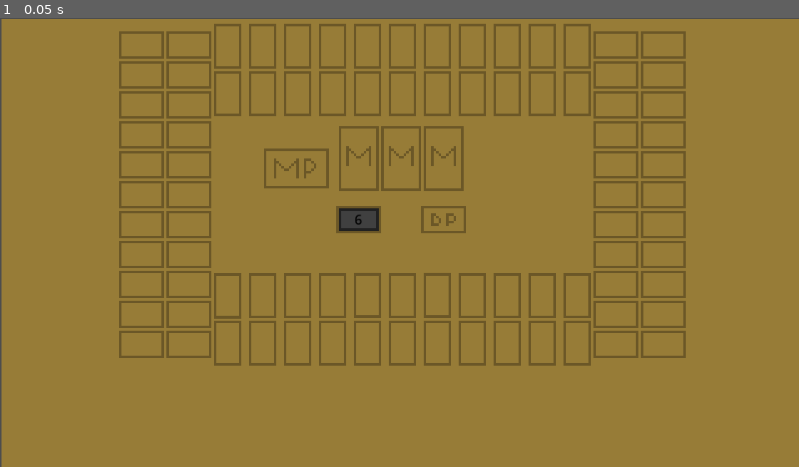
Above: before the commit, frame 1.
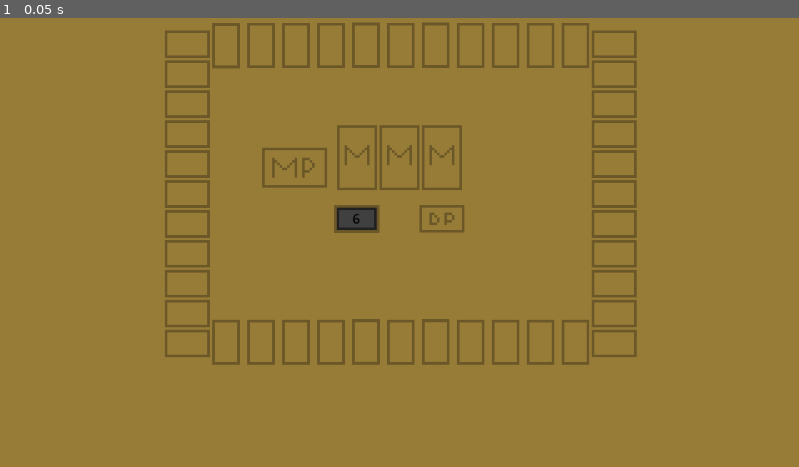
Above: after the commit, the same moment.

Repository: AlexBaam/Bachelors_Degree_HereToSlay
Game: Godot game, scene res://Scenes/Main.tscn
Same seed, same stepped clock (60 frames per second), same inputs: the game is played once before the commit and once after it.
Inputs:
- Up to frame 1 (0.05 s): no input

The runs differ from the first frame. In frame 1, 9.1% of the frame differs, in the area x 0-100%, y 0-100%.

Commit message:
Card slots and card rotation
Added card slots for each player side and added a function in the slot script that changes the rotation of a card according to the slot in which is put

Diff:
--- a/Scenes/Main.tscn
+++ b/Scenes/Main.tscn
@@ -1,8 +1,8 @@
 [gd_scene format=3 uid="uid://bmvsemixpl63l"]
 
 [ext_resource type="Script" uid="uid://co701idtmni5j" path="res://Scripts/card_manager.gd" id="1_idj7w"]
+[ext_resource type="Texture2D" uid="uid://b5k4md166us1b" path="res://Textures/bigger_background.png" id="2_50glp"]
 [ext_resource type="PackedScene" uid="uid://6lgx3sg0cb5l" path="res://Scenes/Slot.tscn" id="3_kln2b"]
-[ext_resource type="Texture2D" uid="uid://b3vmnk4feq8qn" path="res://Textures/background.png" id="4_rgh2o"]
 [ext_resource type="Script" uid="uid://bypqiw2yqwxyj" path="res://Scripts/player_hand.gd" id="5_pbw6q"]
 [ext_resource type="PackedScene" uid="uid://cg2jseaexr3pe" path="res://Scenes/CardPile.tscn" id="5_v1gob"]
 [ext_resource type="PackedScene" uid="uid://dvwl3nxpgoppo" path="res://Scenes/DiscardPile.tscn" id="7_50glp"]
@@ -15,10 +15,10 @@
 [node name="CardManager" type="Node2D" parent="." unique_id=1097512592]
 script = ExtResource("1_idj7w")
 
-[node name="Sprite2D" type="Sprite2D" parent="." unique_id=1067400795]
+[node name="Background" type="Sprite2D" parent="." unique_id=1067400795]
 z_index = -4096
-position = Vector2(967, 542)
-texture = ExtResource("4_rgh2o")
+position = Vector2(963, 540)
+texture = ExtResource("2_50glp")
 metadata/_edit_lock_ = true
 
 [node name="PlayerHand" type="Node2D" parent="." unique_id=406687866]
@@ -29,44 +29,176 @@
 
 [node name="CardSlots" type="Node2D" parent="." unique_id=493997794]
 
-[node name="Slot3" parent="CardSlots" unique_id=1269968676 instance=ExtResource("3_kln2b")]
-position = Vector2(718, 668)
-
-[node name="Slot1" parent="CardSlots" unique_id=777131751 instance=ExtResource("3_kln2b")]
-position = Vector2(550, 669)
-
-[node name="Slot4" parent="CardSlots" unique_id=239759795 instance=ExtResource("3_kln2b")]
-position = Vector2(802, 668)
-
-[node name="Slot5" parent="CardSlots" unique_id=420916802 instance=ExtResource("3_kln2b")]
-position = Vector2(886, 667)
-
-[node name="Slot6" parent="CardSlots" unique_id=532535602 instance=ExtResource("3_kln2b")]
-position = Vector2(970, 668)
-
-[node name="Slot7" parent="CardSlots" unique_id=2023113850 instance=ExtResource("3_kln2b")]
-position = Vector2(1054, 667)
-
-[node name="Slot8" parent="CardSlots" unique_id=256797347 instance=ExtResource("3_kln2b")]
-position = Vector2(1138, 668)
-
-[node name="Slot9" parent="CardSlots" unique_id=1462365873 instance=ExtResource("3_kln2b")]
-position = Vector2(1222, 668)
+[node name="Slot01" parent="CardSlots" unique_id=777131751 instance=ExtResource("3_kln2b")]
+position = Vector2(546, 780)
+
+[node name="Slot02" parent="CardSlots" unique_id=1677192425 instance=ExtResource("3_kln2b")]
+position = Vector2(630, 780)
+
+[node name="Slot03" parent="CardSlots" unique_id=1269968676 instance=ExtResource("3_kln2b")]
+position = Vector2(714, 780)
+
+[node name="Slot04" parent="CardSlots" unique_id=239759795 instance=ExtResource("3_kln2b")]
+position = Vector2(798, 780)
+
+[node name="Slot05" parent="CardSlots" unique_id=420916802 instance=ExtResource("3_kln2b")]
+position = Vector2(882, 779)
+
+[node name="Slot06" parent="CardSlots" unique_id=532535602 instance=ExtResource("3_kln2b")]
+position = Vector2(966, 780)
+
+[node name="Slot07" parent="CardSlots" unique_id=2023113850 instance=ExtResource("3_kln2b")]
+position = Vector2(1050, 779)
+
+[node name="Slot08" parent="CardSlots" unique_id=256797347 instance=ExtResource("3_kln2b")]
+position = Vector2(1134, 780)
+
+[node name="Slot09" parent="CardSlots" unique_id=1462365873 instance=ExtResource("3_kln2b")]
+position = Vector2(1218, 780)
 
 [node name="Slot10" parent="CardSlots" unique_id=1051963423 instance=ExtResource("3_kln2b")]
-position = Vector2(1306, 668)
+position = Vector2(1302, 780)
 
 [node name="Slot11" parent="CardSlots" unique_id=424543998 instance=ExtResource("3_kln2b")]
-position = Vector2(1390, 668)
-
-[node name="Slot2" parent="CardSlots" unique_id=1677192425 instance=ExtResource("3_kln2b")]
-position = Vector2(634, 668)
+position = Vector2(1386, 780)
+
+[node name="Slot12" parent="CardSlots" unique_id=2076298596 instance=ExtResource("3_kln2b")]
+position = Vector2(714, 66)
+rotation = 3.1415927
+
+[node name="Slot13" parent="CardSlots" unique_id=1004281920 instance=ExtResource("3_kln2b")]
+position = Vector2(546, 67)
+rotation = 3.1415927
+
+[node name="Slot14" parent="CardSlots" unique_id=861433985 instance=ExtResource("3_kln2b")]
+position = Vector2(798, 66)
+rotation = 3.1415927
+
+[node name="Slot15" parent="CardSlots" unique_id=119314037 instance=ExtResource("3_kln2b")]
+position = Vector2(882, 65)
+rotation = 3.1415927
+
+[node name="Slot16" parent="CardSlots" unique_id=475819338 instance=ExtResource("3_kln2b")]
+position = Vector2(966, 66)
+rotation = 3.1415927
+
+[node name="Slot17" parent="CardSlots" unique_id=730264159 instance=ExtResource("3_kln2b")]
+position = Vector2(1050, 65)
+rotation = 3.1415927
+
+[node name="Slot18" parent="CardSlots" unique_id=818790436 instance=ExtResource("3_kln2b")]
+position = Vector2(1134, 66)
+rotation = 3.1415927
+
+[node name="Slot19" parent="CardSlots" unique_id=1442035193 instance=ExtResource("3_kln2b")]
+position = Vector2(1218, 66)
+rotation = 3.1415927
+
+[node name="Slot20" parent="CardSlots" unique_id=541184726 instance=ExtResource("3_kln2b")]
+position = Vector2(1302, 66)
+rotation = 3.1415927
+
+[node name="Slot21" parent="CardSlots" unique_id=1093591430 instance=ExtResource("3_kln2b")]
+position = Vector2(1386, 66)
+rotation = 3.1415927
+
+[node name="Slot22" parent="CardSlots" unique_id=1099432182 instance=ExtResource("3_kln2b")]
+position = Vector2(630, 66)
+rotation = 3.1415927
+
+[node name="Slot23" parent="CardSlots" unique_id=787011707 instance=ExtResource("3_kln2b")]
+position = Vector2(453, 63)
+rotation = 1.5707964
+
+[node name="Slot24" parent="CardSlots" unique_id=2026430161 instance=ExtResource("3_kln2b")]
+position = Vector2(453, 783)
+rotation = 1.5707964
+
+[node name="Slot25" parent="CardSlots" unique_id=865012817 instance=ExtResource("3_kln2b")]
+position = Vector2(453, 711)
+rotation = 1.5707964
+
+[node name="Slot26" parent="CardSlots" unique_id=2067812844 instance=ExtResource("3_kln2b")]
+position = Vector2(453, 639)
+rotation = 1.5707964
+
+[node name="Slot27" parent="CardSlots" unique_id=393969361 instance=ExtResource("3_kln2b")]
+position = Vector2(453, 567)
+rotation = 1.5707964
+
+[node name="Slot28" parent="CardSlots" unique_id=648474096 instance=ExtResource("3_kln2b")]
+position = Vector2(453, 423)
+rotation = 1.5707964
+
+[node name="Slot29" parent="CardSlots" unique_id=703854497 instance=ExtResource("3_kln2b")]
+position = Vector2(453, 207)
+rotation = 1.5707964
+
+[node name="Slot30" parent="CardSlots" unique_id=312164490 instance=ExtResource("3_kln2b")]
+position = Vector2(453, 279)
+rotation = 1.5707964
+
+[node name="Slot31" parent="CardSlots" unique_id=1578625308 instance=ExtResource("3_kln2b")]
+position = Vector2(453, 495)
+rotation = 1.5707964
+
+[node name="Slot32" parent="CardSlots" unique_id=1540772584 instance=ExtResource("3_kln2b")]
+position = Vector2(453, 351)
+rotation = 1.5707964
+
+[node name="Slot33" parent="CardSlots" unique_id=1866787568 instance=ExtResource("3_kln2b")]
+position = Vector2(453, 135)
+rotation = 1.5707964
+
+[node name="Slot34" parent="CardSlots" unique_id=258361759 instance=ExtResource("3_kln2b")]
+position = Vector2(1479, 63)
+rotation = -1.5707964
+
+[node name="Slot35" parent="CardSlots" unique_id=661619744 instance=ExtResource("3_kln2b")]
+position = Vector2(1479, 783)
+rotation = -1.5707964
+
+[node name="Slot36" parent="CardSlots" unique_id=1486169218 instance=ExtResource("3_kln2b")]
+position = Vector2(1479, 711)
+rotation = -1.5707964
+
+[node name="Slot37" parent="CardSlots" unique_id=210180413 instance=ExtResource("3_kln2b")]
+position = Vector2(1479, 639)
+rotation = -1.5707964
+
+[node name="Slot38" parent="CardSlots" unique_id=1198098253 instance=ExtResource("3_kln2b")]
+position = Vector2(1479, 567)
+rotation = -1.5707964
+
+[node name="Slot39" parent="CardSlots" unique_id=967195653 instance=ExtResource("3_kln2b")]
+position = Vector2(1479, 423)
+rotation = -1.5707964
+
+[node name="Slot40" parent="CardSlots" unique_id=1848806255 instance=ExtResource("3_kln2b")]
+position = Vector2(1479, 207)
+rotation = -1.5707964
+
+[node name="Slot41" parent="CardSlots" unique_id=2024425191 instance=ExtResource("3_kln2b")]
+position = Vector2(1479, 279)
+rotation = -1.5707964
+
+[node name="Slot42" parent="CardSlots" unique_id=303593723 instance=ExtResource("3_kln2b")]
+position = Vector2(1479, 495)
+rotation = -1.5707964
+
+[node name="Slot43" parent="CardSlots" unique_id=429958133 instance=ExtResource("3_kln2b")]
+position = Vector2(1479, 351)
+rotation = -1.5707964
+
+[node name="Slot44" parent="CardSlots" unique_id=16314812 instance=ExtResource("3_kln2b")]
+position = Vector2(1479, 135)
+rotation = -1.5707964
 
 [node name="CardPiles" type="Node2D" parent="." unique_id=1009674647]
 
 [node name="CardPile" parent="CardPiles" unique_id=489780070 instance=ExtResource("5_v1gob")]
-position = Vector2(865, 485)
+position = Vector2(860, 483)
 
 [node name="DiscardPile" parent="CardPiles" unique_id=388114536 instance=ExtResource("7_50glp")]
-position = Vector2(1070, 485)
+position = Vector2(1065, 483)
 script = ExtResource("8_50glp")
--- a/Scripts/CardPiles/card_pile.gd
+++ b/Scripts/CardPiles/card_pile.gd
@@ -36,7 +36,7 @@
 
 	# Setting the deck to invisible if there are no cards left
 	if game_card_pile.size() == 0:
-		if get_discard_pile_size() != 0:
+		if get_discard_pile_size() > 0:
 			game_card_pile = discard_pile_reference.game_discard_pile.duplicate(true)
 			game_card_pile.shuffle()
 			cards_left_reference.text = str(game_card_pile.size())
--- a/Scripts/card_manager.gd
+++ b/Scripts/card_manager.gd
@@ -6,7 +6,7 @@
 const DEFAULT_CARD_MOVE_SPEED = 0.1
 
 var card_dragged
-var screen_size
+var screen_size : Vector2
 var is_hovering_on_card: bool
 
 var player_hand_reference
@@ -113,6 +113,7 @@
 		#Card dropped over the slot and the slot is empty
 		player_hand_reference.remove_card_from_hand(card_dragged)
 		card_dragged.position = card_slot_found.position
+		card_slot_found.rotate_card(card_dragged)
 		card_dragged.get_node("Area2D/CollisionShape2D").disabled = true
 		card_slot_found.card_in_slot = true
 	elif discard_pile_found:
--- a/Scripts/slot.gd
+++ b/Scripts/slot.gd
@@ -1,3 +1,7 @@
 extends Node2D
 
 var card_in_slot : bool = false
+@onready var card_rotation: float = rotation
+
+func rotate_card(card) -> void:
+	card.rotation = card_rotation
Binary file added: Textures/bigger_background.png
Not shown, added: Textures/bigger_background.png.import
